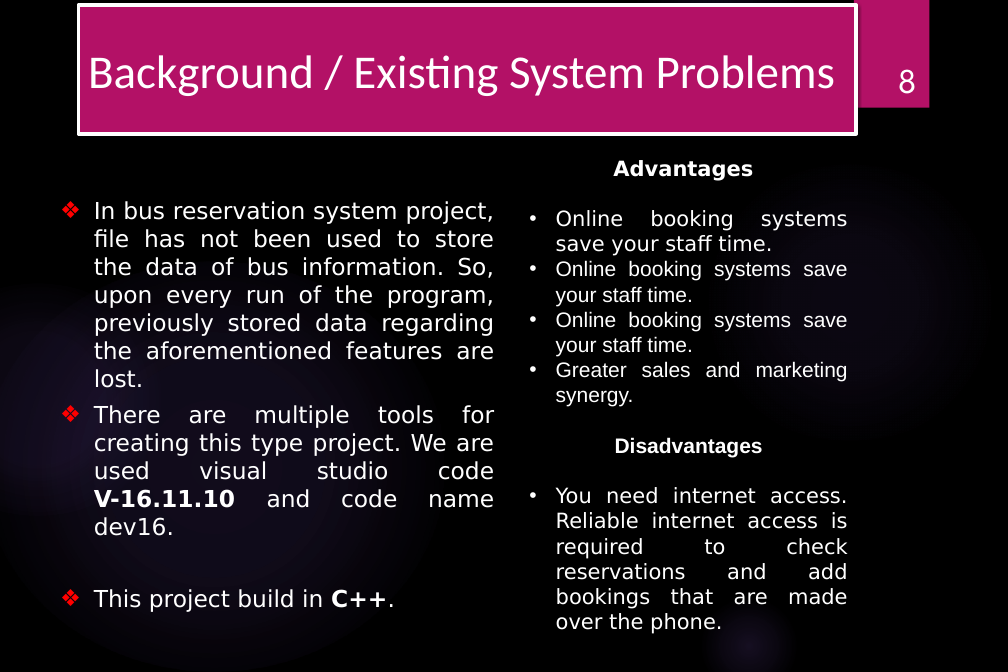
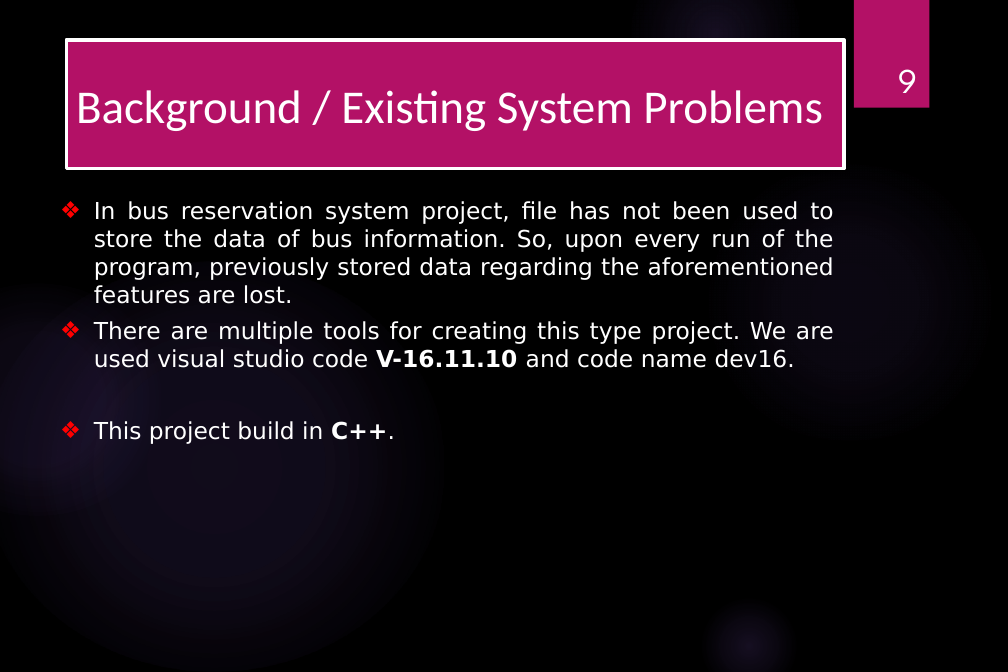
Before and after one commit to shankarkarande/Bus-Administration-System, a slide deck: slide 9 of DSA Mini Project PPT.pptx (slide 8 before the commit). Drawn at 1008x672 pixels with LibreOffice and Linux fonts; fonts in the diff are those of the drawing; background and template pictures are left out. Boxes give left, top, right and bottom in pixels: in the first picture for what was removed or moved away, otherwise in the second. Text is boxed around its words. In the diff, an @@ line names an element or a change of style, - is before the commit and + after.

```diff
--- a/DSA Mini Project PPT.pptx
+++ b/DSA Mini Project PPT.pptx
@@ title "Background / Existing System Problems": place and size @@
-title "Background / Existing System Problems" at <box>78,5,856,134</box>
+title "Background / Existing System Problems" at <box>66,39,844,168</box>
@@ page number at <box>898,69,917,93</box>: text changed @@
-8
+9
@@ text removed at <box>556,160,848,634</box> @@
-  Advantages
-• Online booking systems save your staff time.
-• Online booking systems save your staff time.
-• Online booking systems save your staff time.
-• Greater sales and marketing synergy.
-Disadvantages
-• You need internet access. Reliable internet access is required to check reservations and add bookings that are made over the phone.
@@ text "In bus reservation system project, ..." rewrapped from <box>94,201,494,612</box> to <box>94,201,834,444</box> @@
```
Also in this commit, not shown: 6 other slides changed, 3 slides added.
